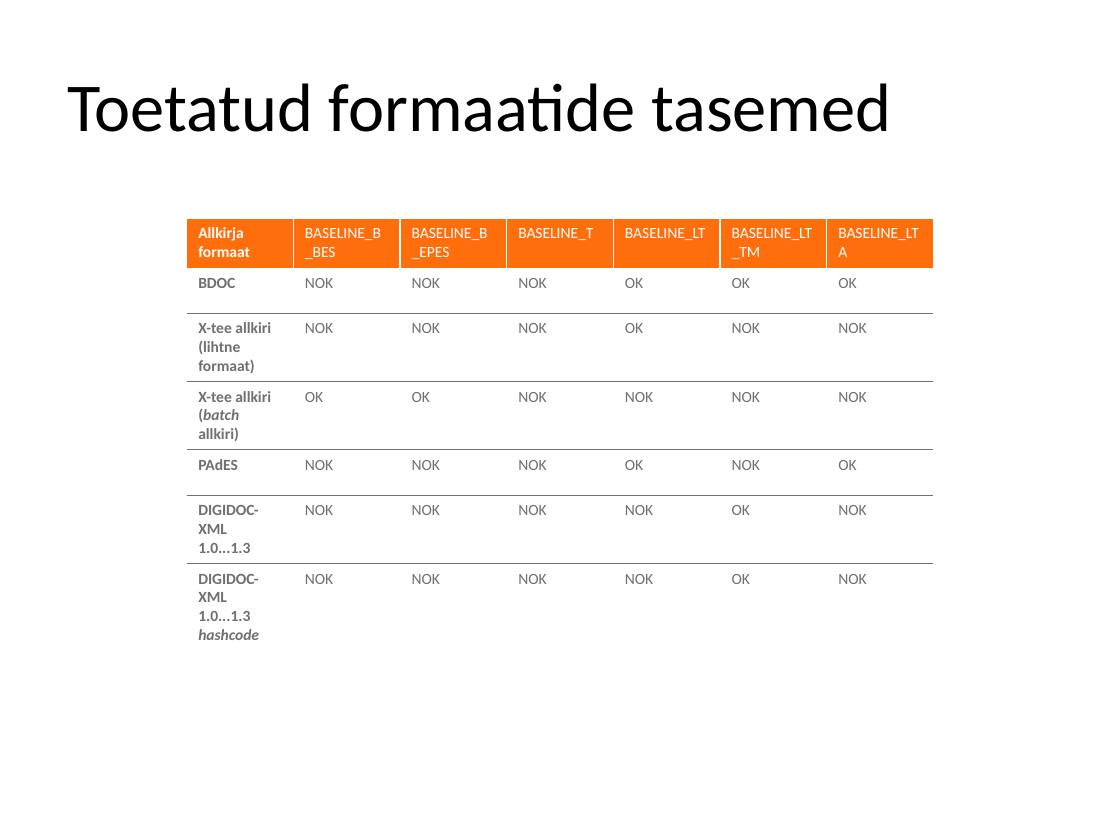
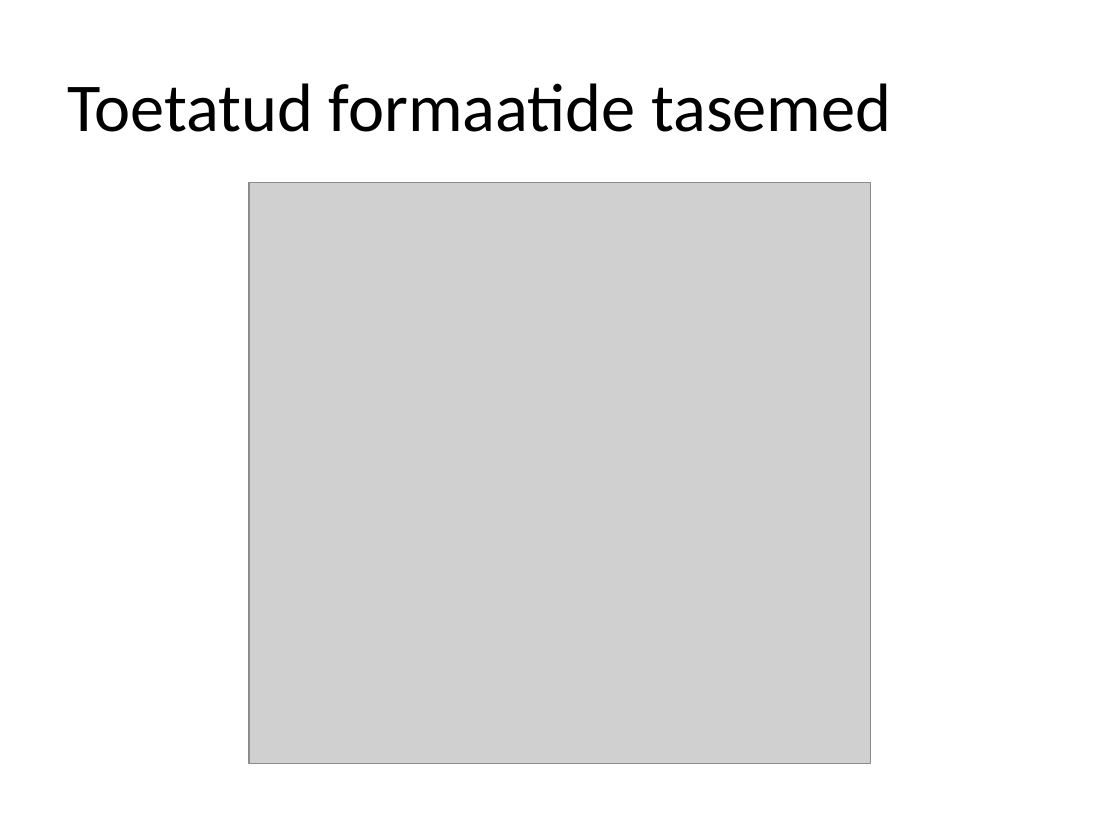
Before and after one commit to open-eid/SiVa, a slide deck: slide 4 of docs/presentation/SiVA_esitlus_EST.pptx. Drawn at 1120x840 pixels with LibreOffice and Linux fonts; fonts in the diff are those of the drawing; grey boxes stand for pictures. Boxes give left, top, right and bottom in pixels: in the first picture for what was removed or moved away, otherwise in the second. Text is boxed around its words. In the diff, an @@ line names an element or a change of style, - is before the commit and + after.

```diff
--- a/docs/presentation/SiVA_esitlus_EST.pptx
+++ b/docs/presentation/SiVA_esitlus_EST.pptx
@@ picture added at [249,183,870,764] @@
@@ table removed at [187,218,932,647], 7 rows, 7 columns @@
-Allkirja formaat | BASELINE_B_BES | BASELINE_B_EPES | BASELINE_T | BASELINE_LT | BASELINE_LT_TM | BASELINE_LTA
-BDOC | NOK | NOK | NOK | OK | OK | OK
-X-tee allkiri (lihtne formaat) | NOK | NOK | NOK | OK | NOK | NOK
-X-tee allkiri (batch allkiri) | OK | OK | NOK | NOK | NOK | NOK
-PAdES | NOK | NOK | NOK | OK | NOK | OK
-DIGIDOC-XML 1.0...1.3 | NOK | NOK | NOK | NOK | OK | NOK
-DIGIDOC-XML 1.0...1.3 hashcode | NOK | NOK | NOK | NOK | OK | NOK
```
Also in this commit, not shown: 6 other slides changed, 3 other files.
